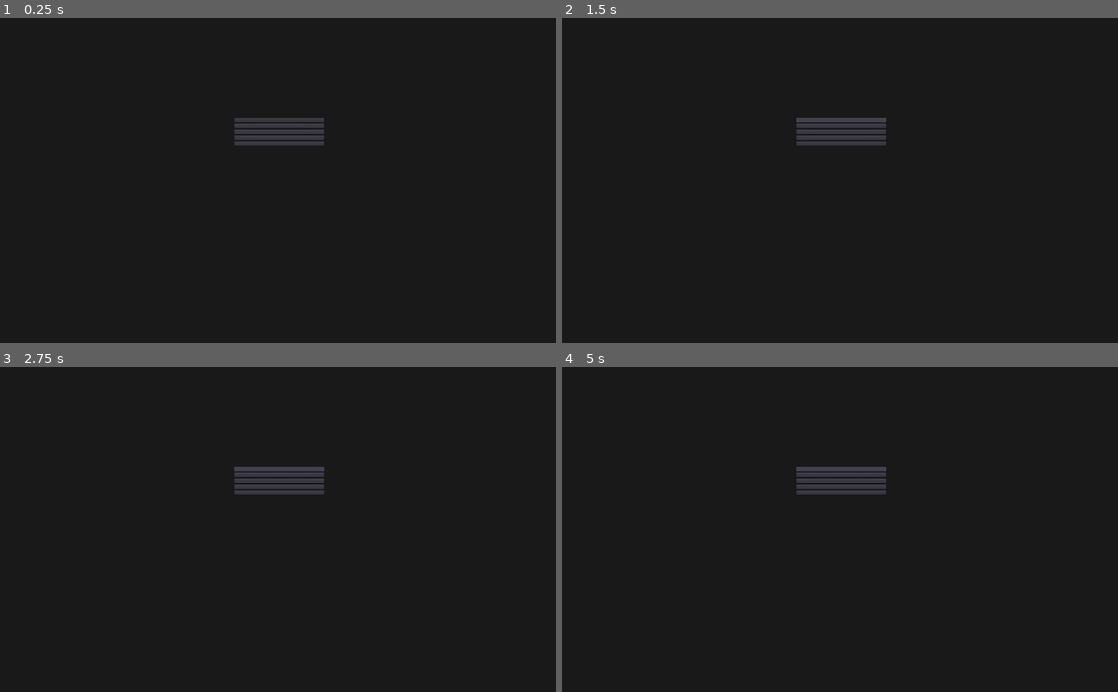
Above: before the commit, frames 1-4 (two rows, left to right).
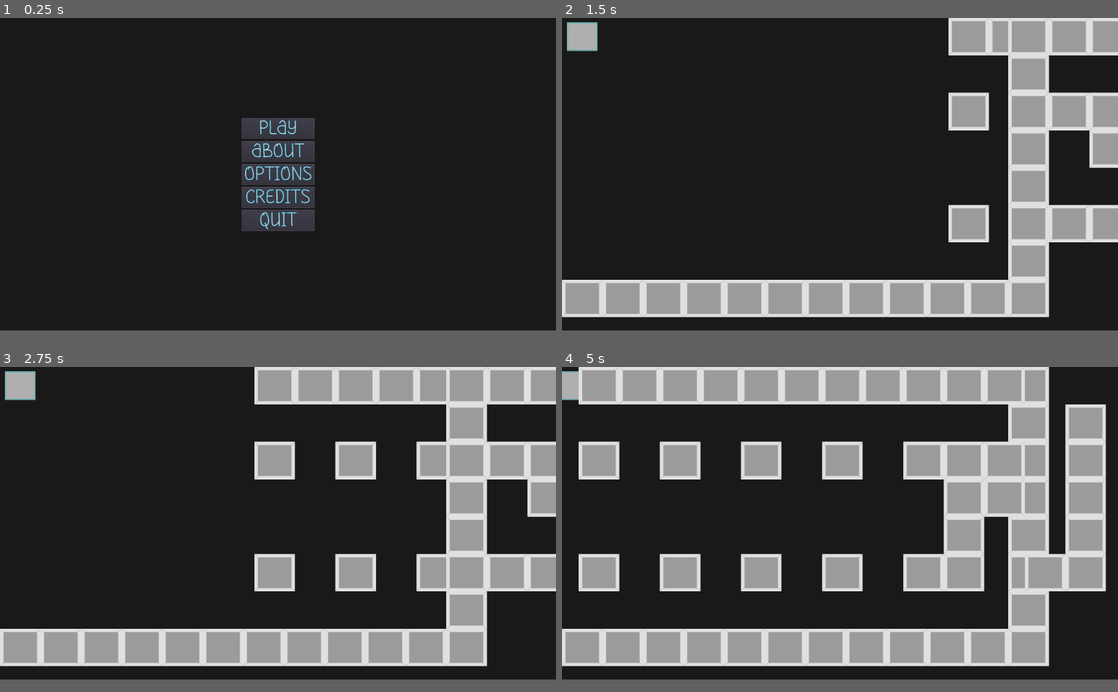
Above: after the commit, the same moments.

Repository: TheIcySpark/Think-Fast
Game: Godot game, scene res://Menu/Menu.tscn
The game is run twice, just before and just after one commit, with the same random seed, the same clock (stepped at 60 frames per second) and the same inputs. This scene is started directly instead of the project's main scene.
Inputs (mouse positions are in pixels of both pictures, inside the frame that each line leads up to):
- Up to frame 1 (0.25 s): no input
- Up to frame 2 (1.5 s): click "Play" at 0.5 s; click (840, 118) at 1.25 s, where only the run before the commit has a clickable "Play"
- Up to frame 3 (2.75 s): click (278, 467) at 2 s, where only the run before the commit has a clickable "Play"
- Up to frame 4 (5 s): no input
In our replay, the window is 800x468 before the commit and 800x450 after it. These sizes can differ from the game's own. Grey fills any space a smaller window leaves; there, only what the larger window draws over its background counts as a difference.

The runs differ from the first frame. In frame 1, 3.9% of the frame differs, in the area x 42-59%, y 30-66%; in frame 2, 25%; in frame 3, 31%; in frame 4, 44%, in the area x 0-98%, y 0-93%.

Commit message:
bases del menu

Diff:
--- a/Menu/Menu.tscn
+++ b/Menu/Menu.tscn
@@ -1,28 +1,34 @@
 [gd_scene load_steps=7 format=2]
 
-[ext_resource path="res://camara/Camara.tscn" type="PackedScene" id=1]
+[ext_resource path="res://recursosExternos/IniyaDisplay.otf" type="DynamicFontData" id=2]
 [ext_resource path="res://Menu/contenedor.gd" type="Script" id=3]
 [ext_resource path="res://wildJamRecursos/theme.png" type="Texture" id=4]
+[ext_resource path="res://wildJamRecursos/wilcard2.png" type="Texture" id=5]
 
-[sub_resource type="DynamicFontData" id=2]
+[sub_resource type="DynamicFont" id=2]
+size = 44
+outline_size = 1
+outline_color = Color( 0.0117647, 0.447059, 0.596078, 1 )
+use_mipmaps = true
+use_filter = true
+font_data = ExtResource( 2 )
 
-[sub_resource type="DynamicFont" id=3]
-font_data = SubResource( 2 )
-
-[sub_resource type="Theme" id=1]
-default_font = SubResource( 3 )
+[sub_resource type="Theme" id=3]
+default_font = SubResource( 2 )
 
 [node name="Menu" type="Control"]
-anchor_right = 1.0
-anchor_bottom = 1.0
-margin_right = 32.0
-margin_bottom = 72.0
-theme = SubResource( 1 )
+anchor_left = 0.5
+anchor_top = 0.5
+anchor_right = 0.5
+anchor_bottom = 0.5
+margin_left = -656.0
+margin_top = -408.0
+margin_right = 656.0
+margin_bottom = 408.0
+theme = SubResource( 3 )
 __meta__ = {
 "_edit_use_anchors_": false
 }
-
-[node name="Camara" parent="." instance=ExtResource( 1 )]
 
 [node name="Contenedor" type="VBoxContainer" parent="."]
 anchor_left = 0.5
@@ -37,46 +43,47 @@
 __meta__ = {
 "_edit_use_anchors_": false
 }
+escenaJuego = "res://juego/Juego.tscn"
 
 [node name="Jugar" type="Button" parent="Contenedor"]
-margin_right = 238.0
-margin_bottom = 8.0
+margin_right = 169.0
+margin_bottom = 49.0
 text = "Play"
 __meta__ = {
 "_edit_use_anchors_": false
 }
 
 [node name="Detalles" type="Button" parent="Contenedor"]
-margin_top = 12.0
-margin_right = 238.0
-margin_bottom = 20.0
+margin_top = 53.0
+margin_right = 169.0
+margin_bottom = 102.0
 text = "About"
 __meta__ = {
 "_edit_use_anchors_": false
 }
 
 [node name="Opciones" type="Button" parent="Contenedor"]
-margin_top = 24.0
-margin_right = 238.0
-margin_bottom = 32.0
+margin_top = 106.0
+margin_right = 169.0
+margin_bottom = 155.0
 text = "Options"
 __meta__ = {
 "_edit_use_anchors_": false
 }
 
 [node name="Creditos" type="Button" parent="Contenedor"]
-margin_top = 36.0
-margin_right = 238.0
-margin_bottom = 44.0
+margin_top = 159.0
+margin_right = 169.0
+margin_bottom = 208.0
 text = "Credits"
 __meta__ = {
 "_edit_use_anchors_": false
 }
 
 [node name="Quitar" type="Button" parent="Contenedor"]
-margin_top = 48.0
-margin_right = 238.0
-margin_bottom = 56.0
+margin_top = 212.0
+margin_right = 169.0
+margin_bottom = 261.0
 text = "Quit"
 __meta__ = {
 "_edit_use_anchors_": false
@@ -89,14 +96,13 @@
 anchor_right = 0.5
 anchor_bottom = 0.5
 margin_left = -430.0
-margin_top = -264.0
+margin_top = -336.5
 margin_right = 430.0
-margin_bottom = 264.0
+margin_bottom = 336.5
 size_flags_horizontal = 3
 size_flags_vertical = 3
 window_title = ""
-dialog_text = "video game created for godot wild jam"
-dialog_autowrap = true
+dialog_text = "Godot wild jam"
 __meta__ = {
 "_edit_use_anchors_": false
 }
@@ -107,30 +113,36 @@
 anchor_right = 0.5
 anchor_bottom = 0.5
 margin_left = -422.0
-margin_top = -183.0
+margin_top = -285.5
 margin_right = 422.0
-margin_bottom = 183.0
+margin_bottom = 271.5
 __meta__ = {
 "_edit_use_anchors_": false
 }
 
-[node name="ThemeText" type="Label" parent="DetallesDialog/Contenedor"]
+[node name="Theme" type="TextureRect" parent="DetallesDialog/Contenedor"]
 margin_right = 844.0
-margin_bottom = 7.0
-text = "Theme
-"
-align = 1
-
-[node name="Theme" type="TextureRect" parent="DetallesDialog/Contenedor"]
-margin_top = 11.0
-margin_right = 844.0
-margin_bottom = 211.0
+margin_bottom = 200.0
 texture = ExtResource( 4 )
 stretch_mode = 4
 
+[node name="Label" type="Label" parent="DetallesDialog/Contenedor"]
+margin_top = 204.0
+margin_right = 844.0
+margin_bottom = 247.0
+text = "Wildcards:"
+align = 1
+
 [node name="Contenedor" type="HBoxContainer" parent="DetallesDialog/Contenedor"]
-margin_top = 215.0
+margin_top = 251.0
 margin_right = 844.0
-margin_bottom = 215.0
+margin_bottom = 551.0
+
+[node name="Wilcard2" type="TextureRect" parent="DetallesDialog/Contenedor/Contenedor"]
+margin_right = 227.0
+margin_bottom = 300.0
+texture = ExtResource( 5 )
+stretch_mode = 4
 [connection signal="button_down" from="Contenedor/Jugar" to="Contenedor" method="_on_Jugar_button_down"]
 [connection signal="button_down" from="Contenedor/Detalles" to="Contenedor" method="_on_Detalles_button_down"]
+[connection signal="button_down" from="Contenedor/Quitar" to="Contenedor" method="_on_Quitar_button_down"]
--- a/Menu/contenedor.gd
+++ b/Menu/contenedor.gd
@@ -1,9 +1,14 @@
 extends VBoxContainer
 
 onready var detallesDialog = get_parent().get_node("DetallesDialog")
+export var escenaJuego: String
+
 
 func _on_Jugar_button_down() -> void:
-	pass
+	get_tree().change_scene(escenaJuego)
 
 func _on_Detalles_button_down() -> void:
 	detallesDialog.popup()
+
+func _on_Quitar_button_down() -> void:
+	get_tree().quit()
--- a/project.godot
+++ b/project.godot
@@ -21,8 +21,10 @@
 
 [display]
 
+window/size/width=1280
+window/size/height=720
 window/stretch/mode="viewport"
-window/stretch/aspect="keep_height"
+window/stretch/aspect="keep"
 
 [input]
 
Binary file changed: wildJamRecursos/wilcard2.png
